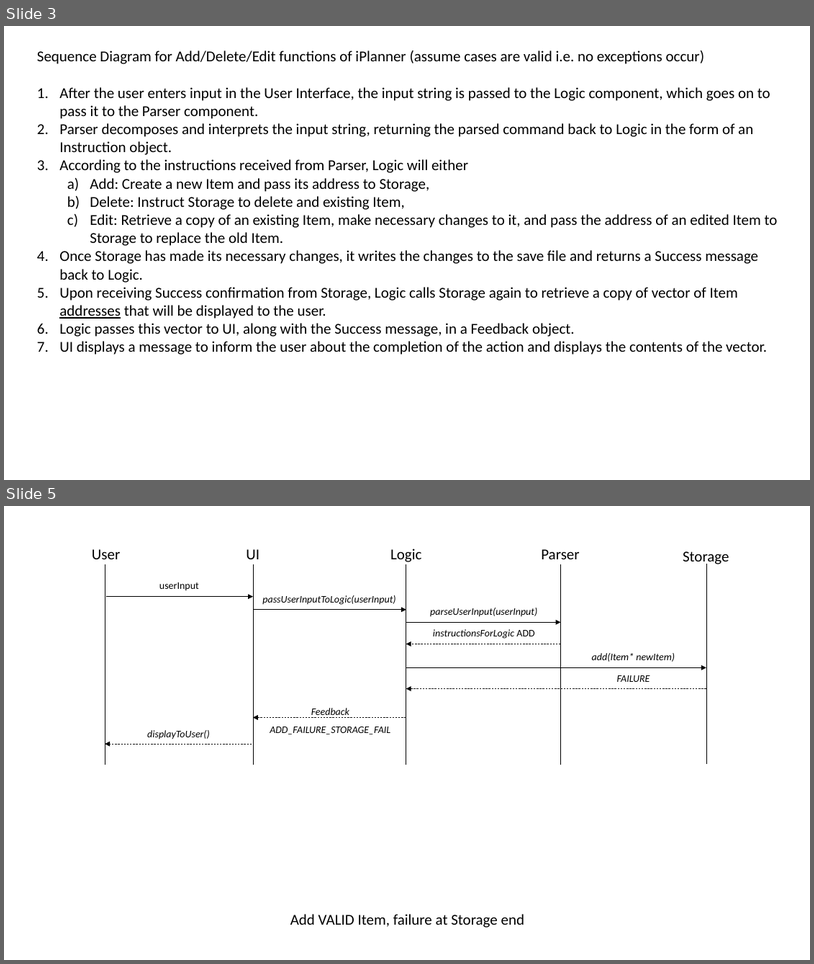
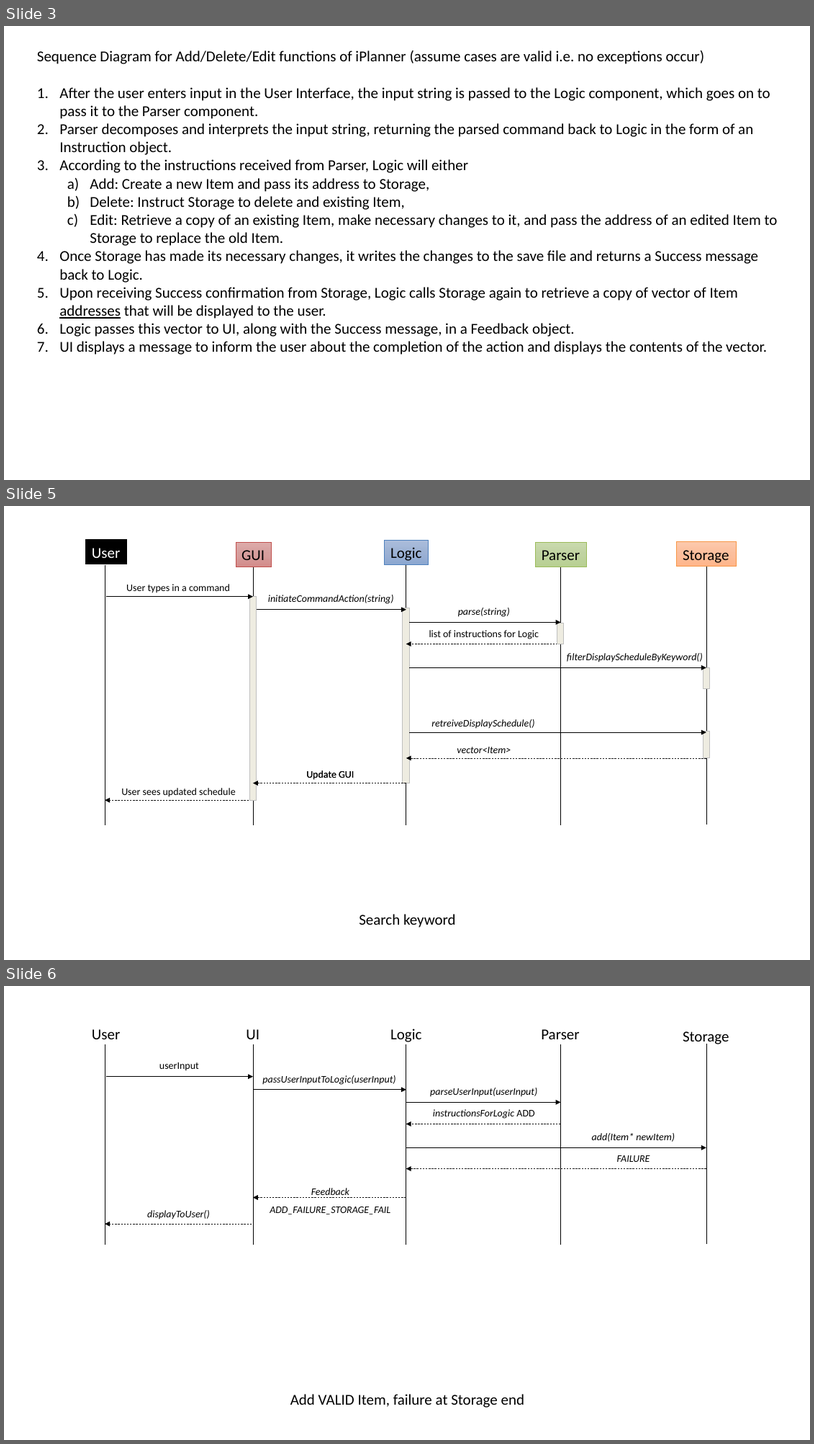
Before and after one commit to cs2103jan2015-f10-2c/main, a slide deck: iPlanner Documentation/[V0.5]/Sequence Diagrams.pptx. Shown one above the other, each under a label of ours: slides 3 and 5 before the commit, slides 3, 5 and 6 after it; the slides between them are not shown. The pictures are 814x964 and 814x1444 pixels, drawn with LibreOffice and Linux fonts; fonts in the diff are those of the drawing. Boxes give left, top, right and bottom in pixels: in the first picture for what was removed or moved away, otherwise in the second. Text is boxed around its words. In the diff, an @@ line names an element or a change of style, - is before the commit and + after.

```diff
--- a/iPlanner Documentation/[V0.5]/Sequence Diagrams.pptx
+++ b/iPlanner Documentation/[V0.5]/Sequence Diagrams.pptx
@@ slide 5 added at [4,506,810,960], background #FFFFFF @@
@@ group added at [85,540,736,826]: 5 rectangles, 5 lines @@
+Logic
+GUI
+Parser
+Storage
+User
@@ text added at [126,584,230,593], 12 pt, text #000000 @@
+User types in a command
@@ arrow added from (106, 597) to (253, 597), #000000 0.5 pt @@
@@ rectangle added at [250,596,256,800], fill #EEECE1, outline #BFBFBF 1 pt @@
@@ arrow added from (256, 610) to (406, 610), #000000 0.5 pt @@
@@ text added at [268,595,394,604], 12 pt, text #000000, italic @@
+initiateCommandAction(string)
@@ rectangle added at [403,608,409,782], fill #EEECE1, outline #BFBFBF 1 pt @@
@@ text added at [458,608,510,617], 12 pt, text #000000, italic @@
+parse(string)
@@ arrow added from (409, 622) to (561, 622), #000000 0.5 pt @@
@@ text added at [430,630,539,639], 12 pt, text #000000 @@
+list of instructions for Logic
@@ rectangle added at [558,623,564,644], fill #EEECE1, outline #BFBFBF 1 pt @@
@@ arrow added from (561, 644) to (406, 644), #000000 0.5 pt dashed @@
@@ text added at [567,653,703,662], 12 pt, text #000000, italic @@
+filterDisplayScheduleByKeyword()
@@ arrow added from (409, 667) to (707, 667), #000000 0.5 pt @@
@@ rectangle added at [703,668,710,689], fill #EEECE1, outline #BFBFBF 1 pt @@
@@ text added at [432,719,535,728], 12 pt, text #000000, italic @@
+retreiveDisplaySchedule()
@@ arrow added from (409, 732) to (707, 732), #000000 0.5 pt @@
@@ rectangle added at [703,731,710,758], fill #EEECE1, outline #BFBFBF 1 pt @@
@@ text added at [255,759,406,781], 12 pt, text #000000 @@
+Update GUI
@@ arrow added from (707, 758) to (406, 758), #000000 0.5 pt dashed @@
@@ text added at [457,746,511,753], 12 pt, text #000000, italic @@
+vector<Item>
@@ arrow added from (406, 783) to (253, 783), #000000 0.5 pt dashed @@
@@ text added at [306,770,354,780], 12 pt, text #000000 @@
+Update GUI
@@ arrow added from (252, 800) to (105, 800), #000000 0.5 pt dashed @@
@@ text added at [121,788,236,797], 12 pt, text #000000 @@
+User sees updated schedule
@@ text added at [359,914,456,927], 18 pt, text #000000 @@
+Search keyword
@@ what was slide 5 is now slide 6 @@
```
Also in this commit, not shown: 1 slide changed, 1 other file.
